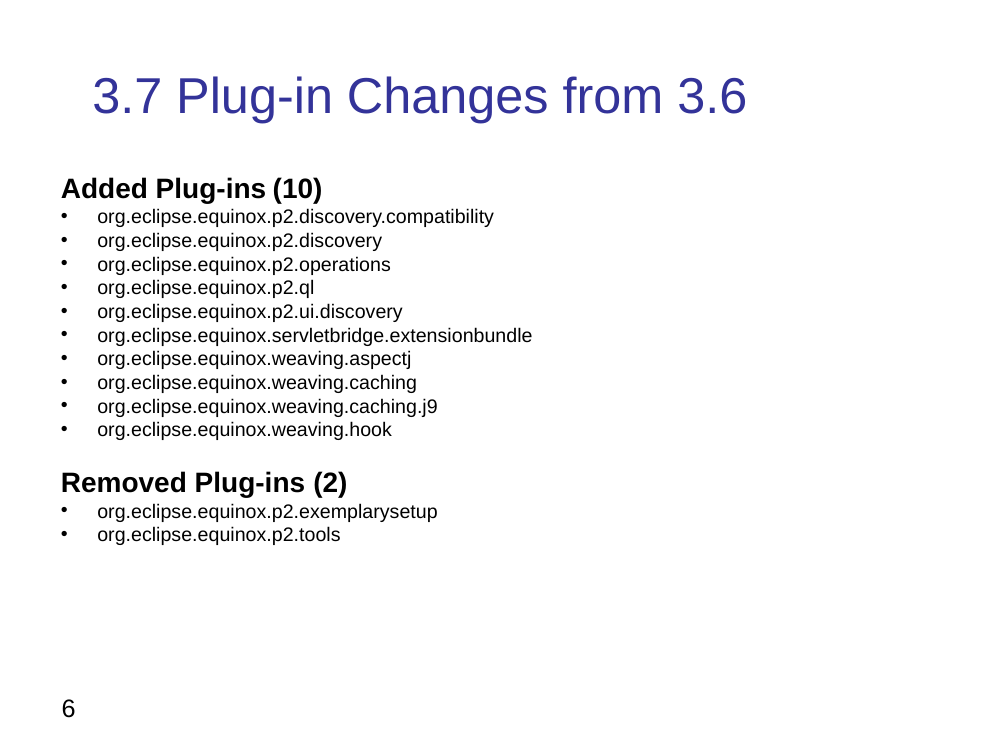
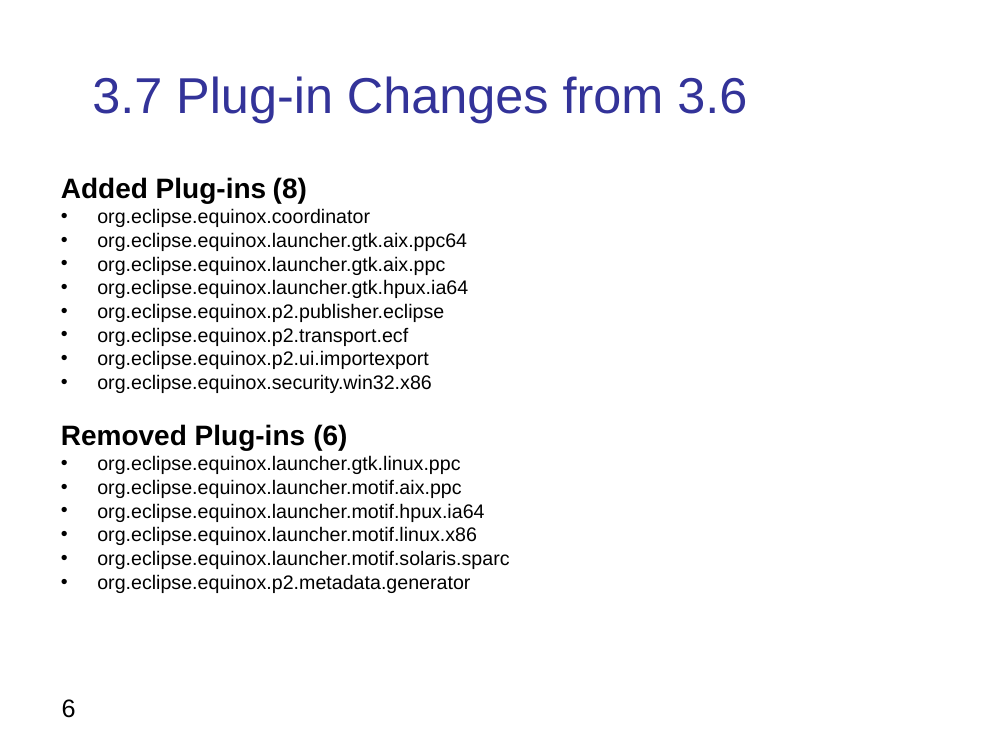
Before and after one commit to eclipse-equinox/equinox-website, a slide deck: slide 6 of documents/release-reviews/indigo/Equinox Project 3.7Release Review.odp. Drawn at 1008x756 pixels with LibreOffice and Linux fonts; fonts in the diff are those of the drawing. Boxes give left, top, right and bottom in pixels: in the first picture for what was removed or moved away, otherwise in the second. Text is boxed around its words. In the diff, an @@ line names an element or a change of style, - is before the commit and + after.

```diff
--- a/documents/release-reviews/indigo/Equinox Project 3.7Release Review.odp
+++ b/documents/release-reviews/indigo/Equinox Project 3.7Release Review.odp
@@ text at (61, 177, 509, 593): text changed @@
-Added Plug-ins (10)
-• org.eclipse.equinox.p2.discovery.compatibility
-• org.eclipse.equinox.p2.discovery
-• org.eclipse.equinox.p2.operations
-• org.eclipse.equinox.p2.ql
-• org.eclipse.equinox.p2.ui.discovery
-• org.eclipse.equinox.servletbridge.extensionbundle
-• org.eclipse.equinox.weaving.aspectj
-• org.eclipse.equinox.weaving.caching
-• org.eclipse.equinox.weaving.caching.j9
-• org.eclipse.equinox.weaving.hook
-Removed Plug-ins (2)
-• org.eclipse.equinox.p2.exemplarysetup
-• org.eclipse.equinox.p2.tools
+Added Plug-ins (8)
+• org.eclipse.equinox.coordinator
+• org.eclipse.equinox.launcher.gtk.aix.ppc64
+• org.eclipse.equinox.launcher.gtk.aix.ppc
+• org.eclipse.equinox.launcher.gtk.hpux.ia64
+• org.eclipse.equinox.p2.publisher.eclipse
+• org.eclipse.equinox.p2.transport.ecf
+• org.eclipse.equinox.p2.ui.importexport
+• org.eclipse.equinox.security.win32.x86
+Removed Plug-ins (6)
+• org.eclipse.equinox.launcher.gtk.linux.ppc
+• org.eclipse.equinox.launcher.motif.aix.ppc
+• org.eclipse.equinox.launcher.motif.hpux.ia64
+• org.eclipse.equinox.launcher.motif.linux.x86
+• org.eclipse.equinox.launcher.motif.solaris.sparc
+• org.eclipse.equinox.p2.metadata.generator
```
Also in this commit, not shown: 4 other slides changed, 2 slides removed, 1 other file.
